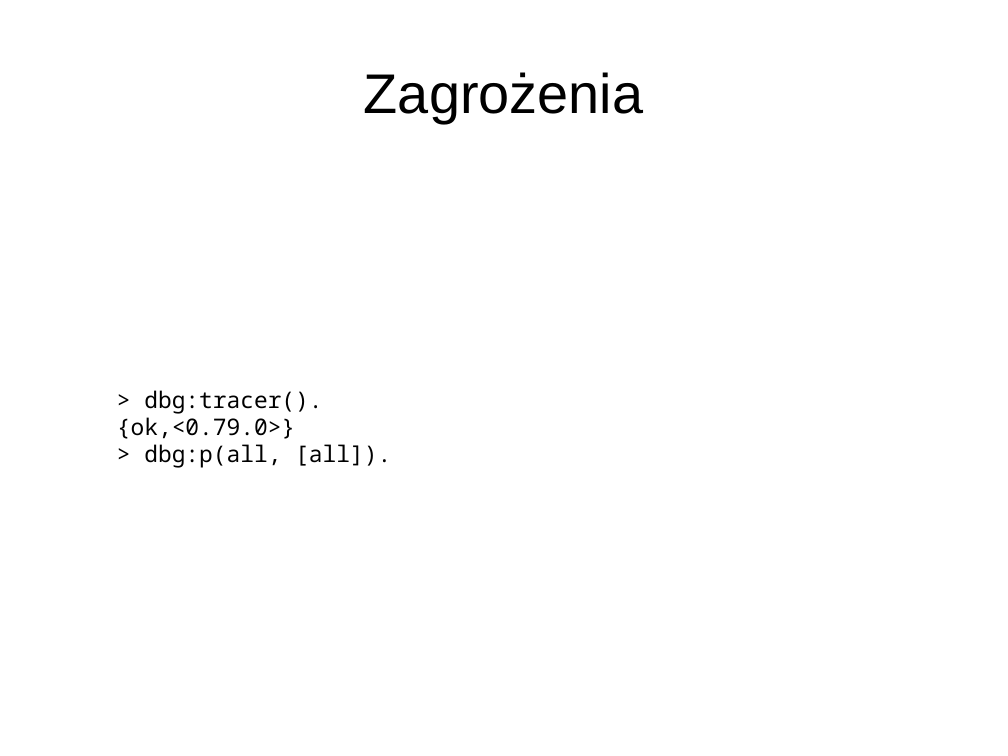
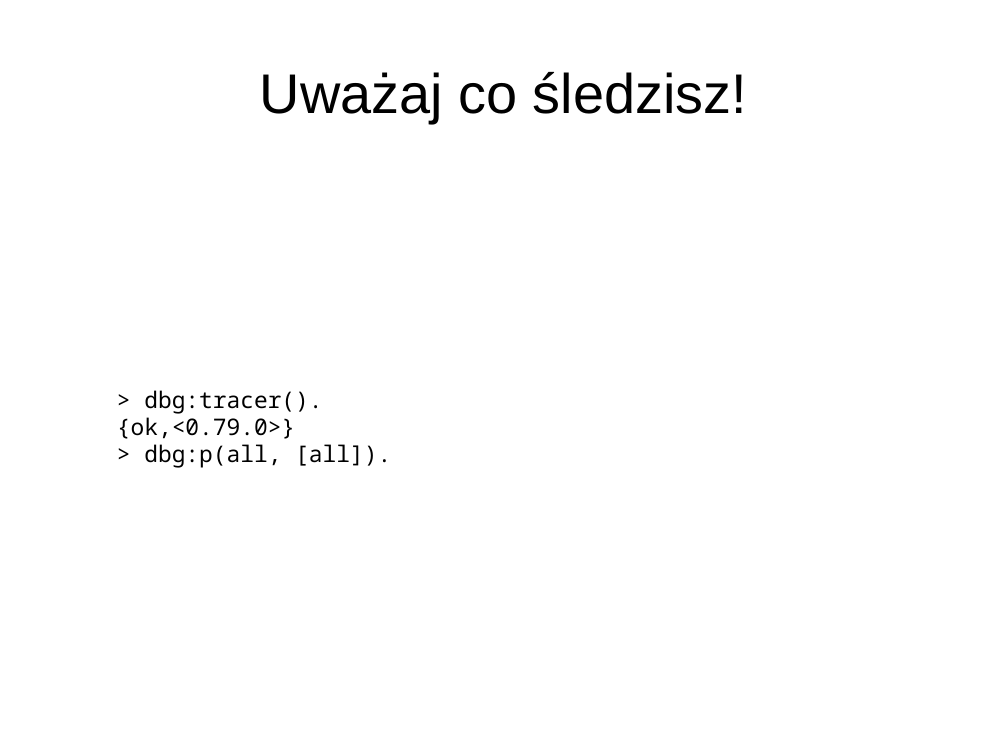
Before and after one commit to matkoniecz/erlang_dbg, a slide deck: slide 12 of Prezentacja.ppt. Drawn at 1008x756 pixels with LibreOffice and Linux fonts; fonts in the diff are those of the drawing; background and template pictures are left out. Boxes give left, top, right and bottom in pixels: in the first picture for what was removed or moved away, otherwise in the second. Text is boxed around its words. In the diff, an @@ line names an element or a change of style, - is before the commit and + after.

```diff
--- a/Prezentacja.ppt
+++ b/Prezentacja.ppt
@@ title at [260, 72, 747, 123]: text changed @@
-Zagrożenia
+Uważaj co śledzisz!
```
Also in this commit, not shown: 1 other slide changed.
